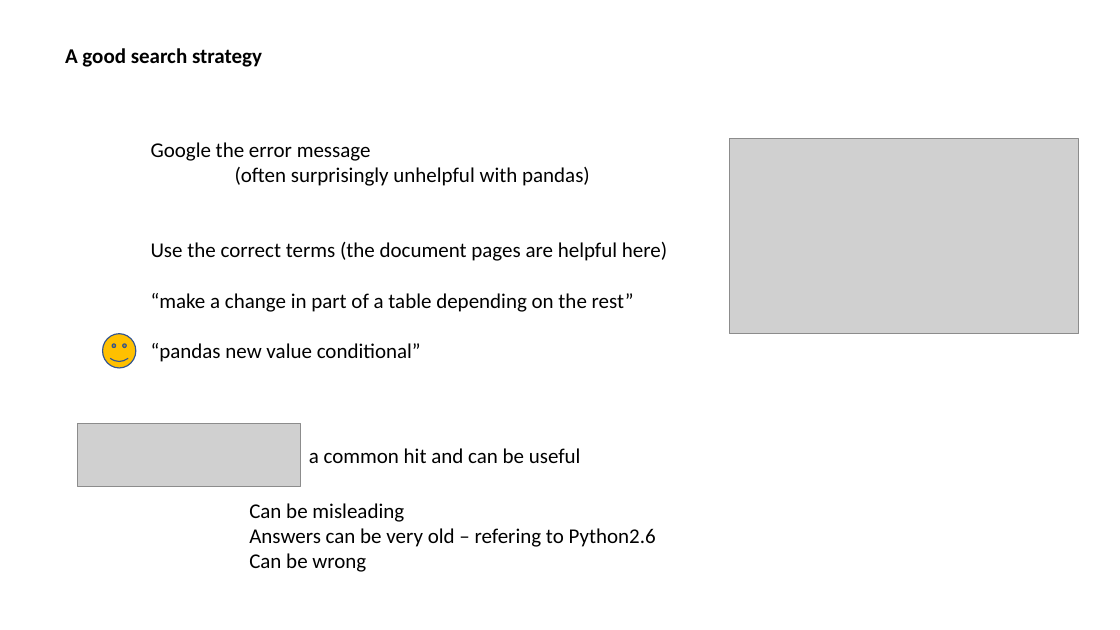
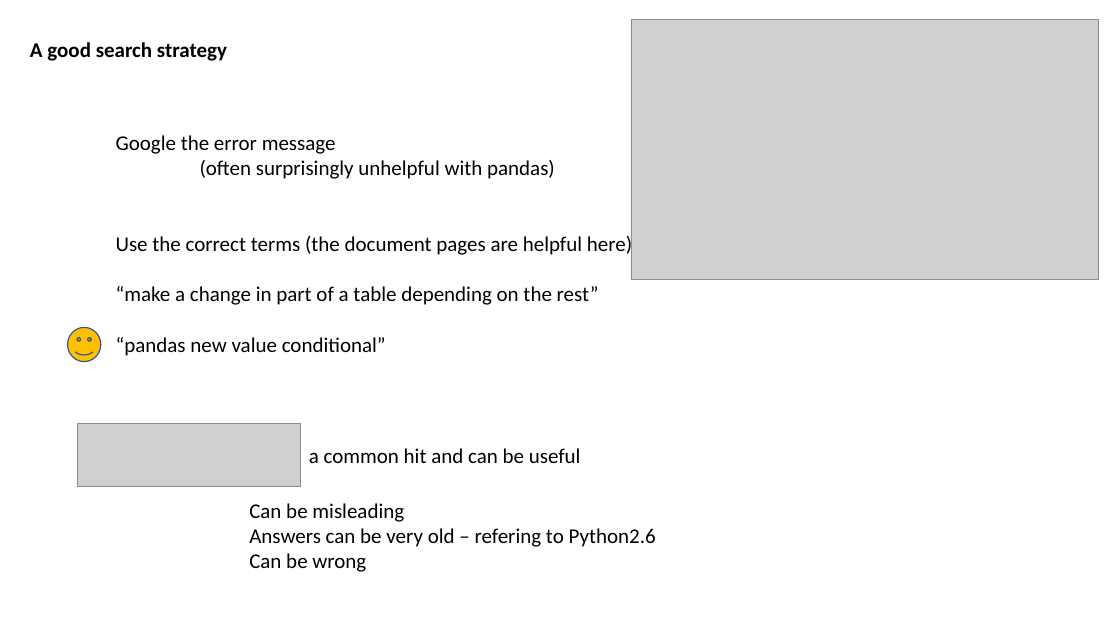
Before and after one commit to nicksavill/DEB_development, a slide deck: slide 4 of Week_1/Getting_help.pptx. Drawn at 1120x630 pixels with LibreOffice and Linux fonts; fonts in the diff are those of the drawing; grey boxes stand for pictures. Boxes give left, top, right and bottom in pixels: in the first picture for what was removed or moved away, otherwise in the second. Text is boxed around its words. In the diff, an @@ line names an element or a change of style, - is before the commit and + after.

```diff
--- a/Week_1/Getting_help.pptx
+++ b/Week_1/Getting_help.pptx
@@ picture: place and size @@
-picture at box(729, 139, 1080, 334)
+picture at box(631, 20, 1098, 281)
@@ 2 texts, 1 smiley face: place and size @@
-2 texts, 1 smiley face at box(65, 48, 667, 368)
+2 texts, 1 smiley face at box(30, 42, 632, 362)
```
Also in this commit, not shown: 4 other slides changed, 2 slides added, 13 other files.
